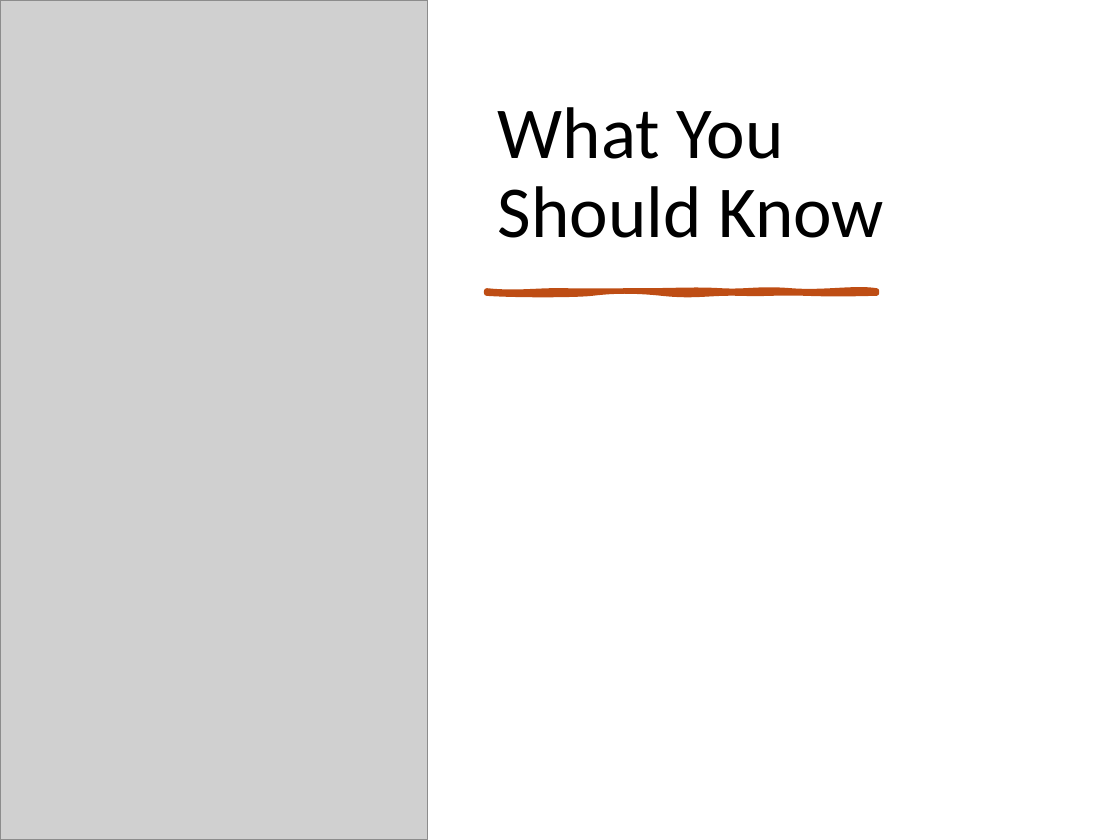
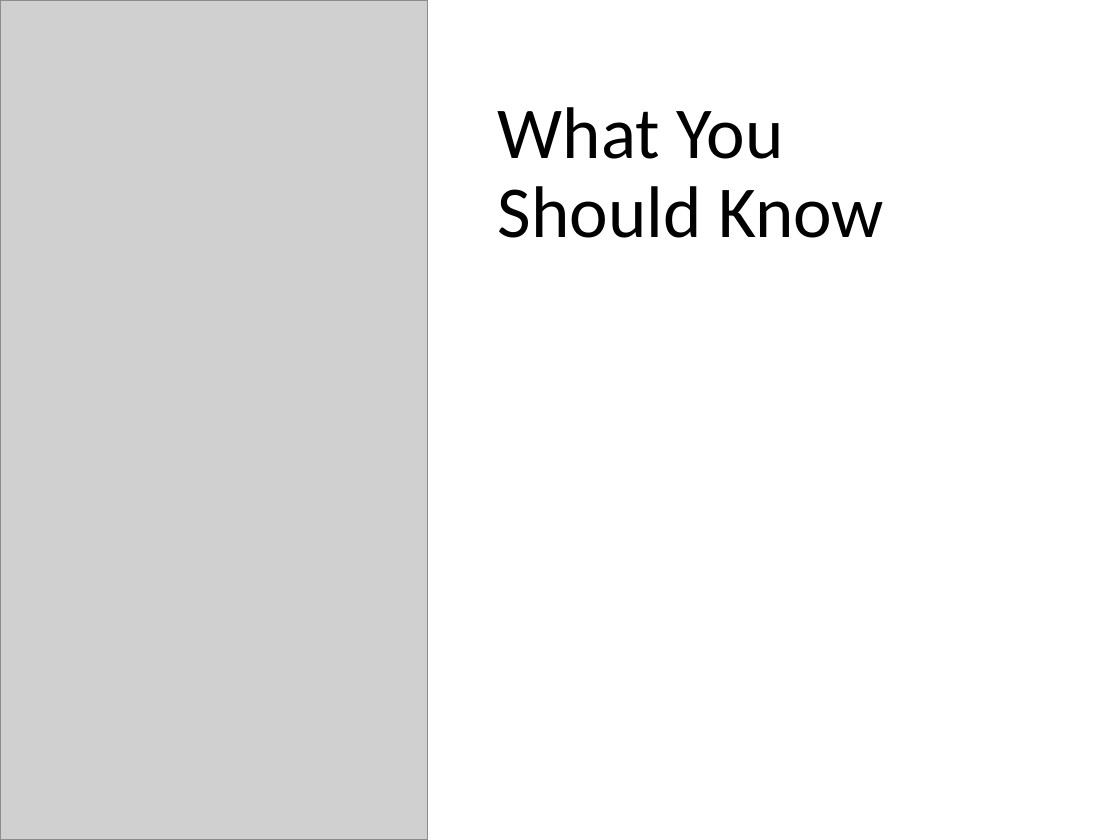
Before and after one commit to mhahsler/Introduction_to_Artificial_Intelligence, a slide deck: slide 27 of slides/discussion/02_agents_discussion.pptx (slide 48 before the commit). Drawn at 1120x840 pixels with LibreOffice and Linux fonts; fonts in the diff are those of the drawing; grey boxes stand for pictures. Boxes give left, top, right and bottom in pixels: in the first picture for what was removed or moved away, otherwise in the second. Text is boxed around its words. In the diff, an @@ line names an element or a change of style, - is before the commit and + after.

```diff
--- a/slides/discussion/02_agents_discussion.pptx
+++ b/slides/discussion/02_agents_discussion.pptx
@@ freeform shape removed at bbox=[487, 291, 877, 293] @@
```
Also in this commit, not shown: 10 other slides changed, 11 slides added, 31 slides removed, 1 other file.
